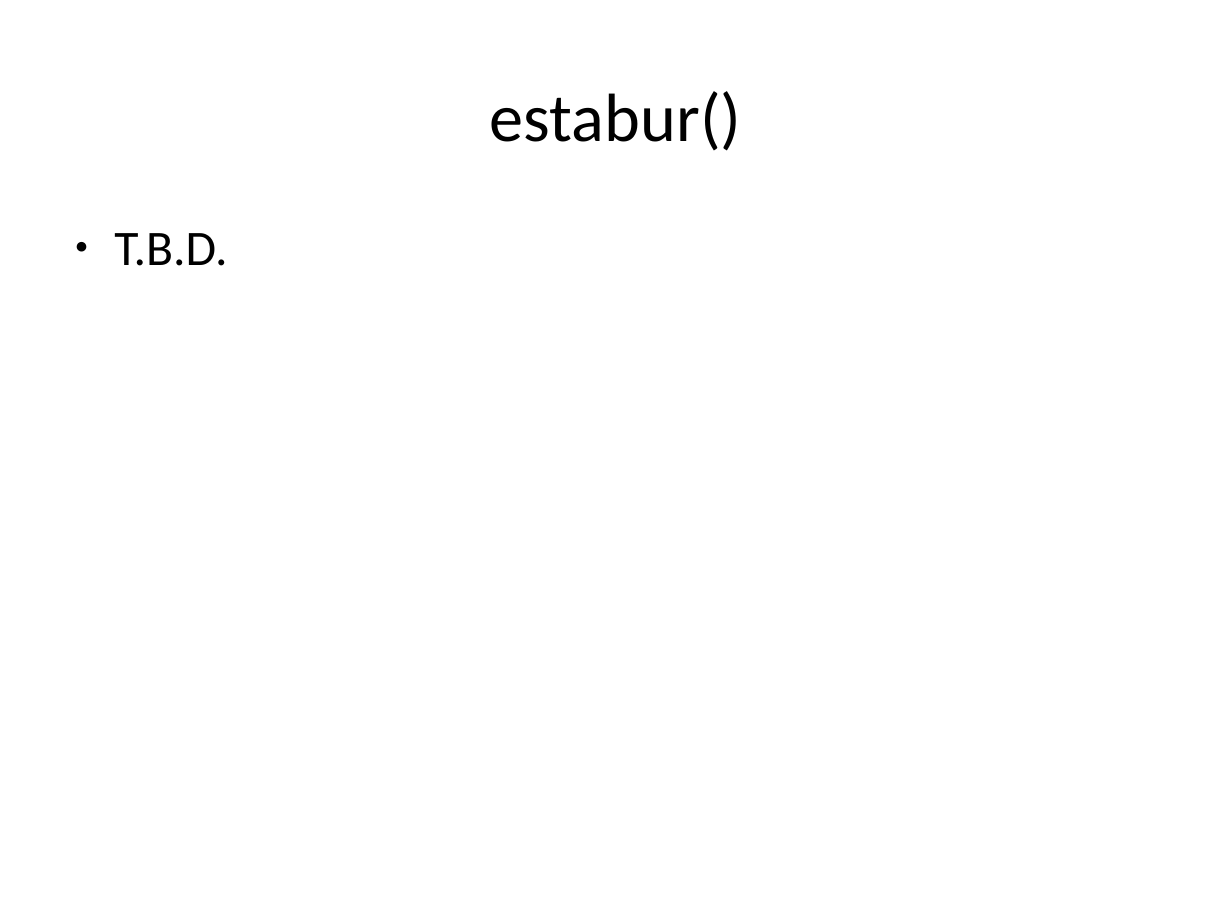
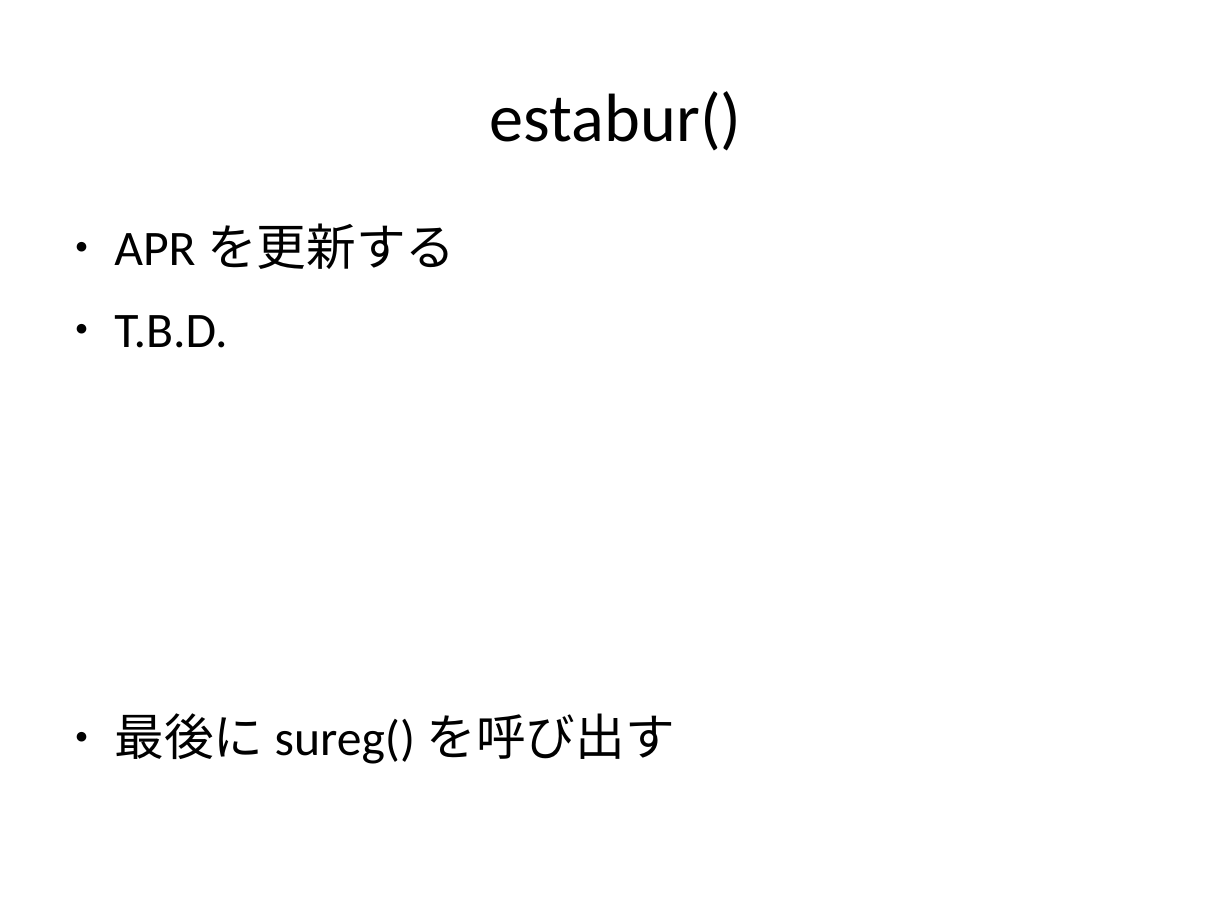
Before and after one commit to andromedroid/ame, a slide deck: slide 26 of doc/unix_v6/process_matome.odp (slide 25 before the commit). Drawn at 1232x924 pixels with LibreOffice and Linux fonts; fonts in the diff are those of the drawing. Boxes give left, top, right and bottom in pixels: in the first picture for what was removed or moved away, otherwise in the second. Text is boxed around its words. In the diff, an @@ line names an element or a change of style, - is before the commit and + after.

```diff
--- a/doc/unix_v6/process_matome.odp
+++ b/doc/unix_v6/process_matome.odp
@@ text at (114, 223, 455, 269): paragraph added @@
+● APR を更新する
@@ text at (114, 713, 675, 764): paragraph added @@
+● 最後に sureg() を呼び出す
```
Also in this commit, not shown: 8 other slides changed, 14 slides added, 12 slides removed.
